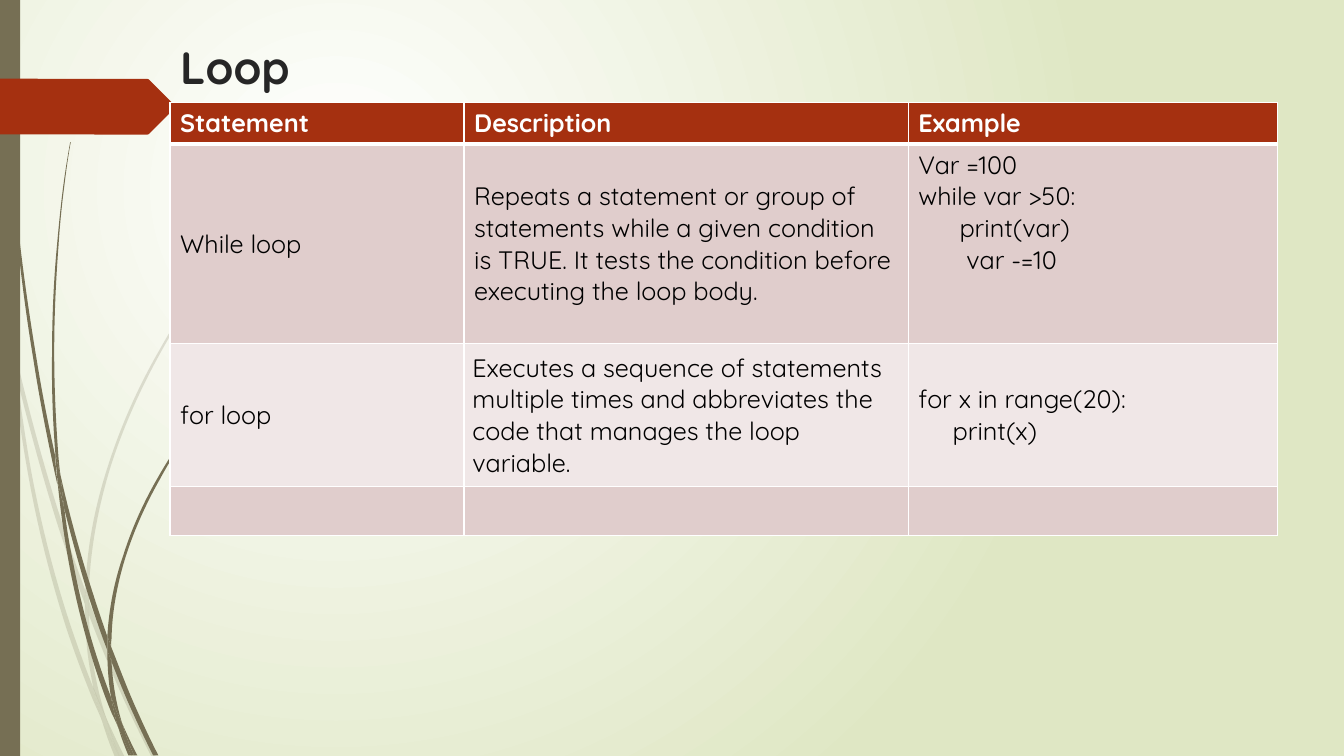
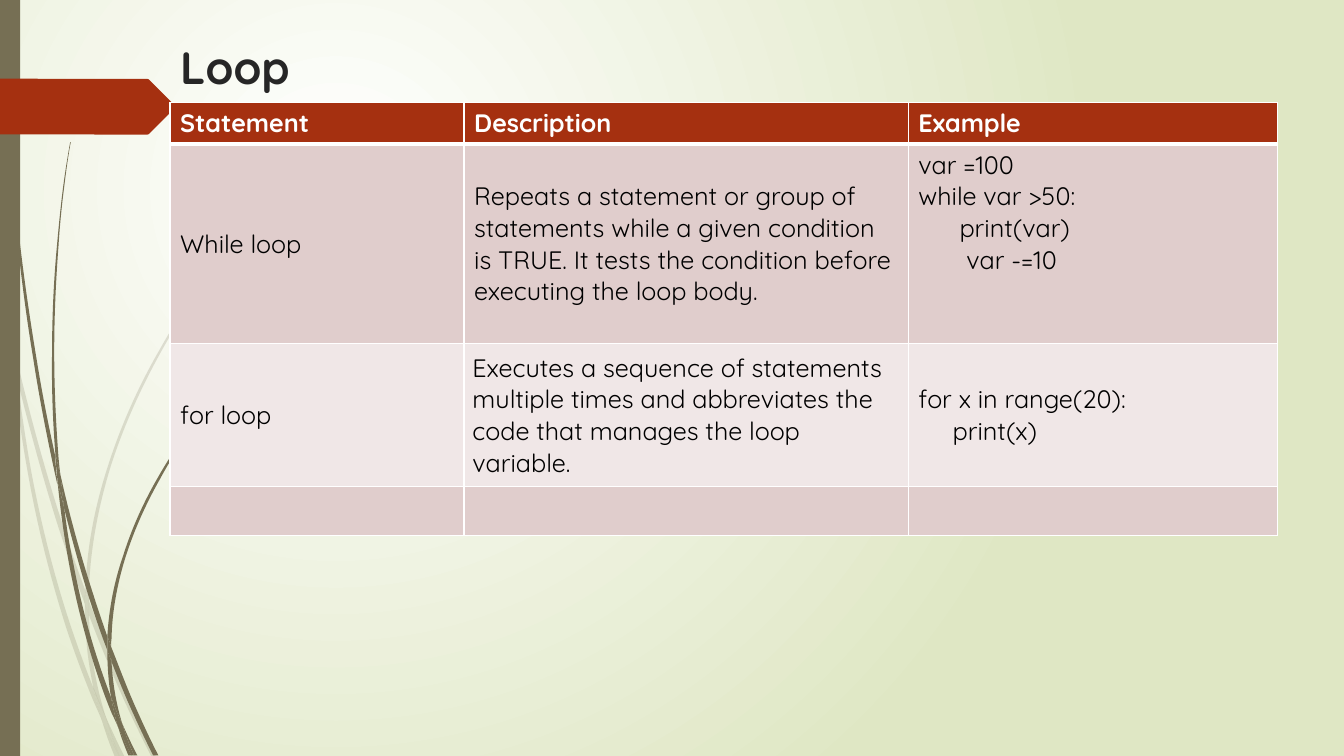
Before and after one commit to flyworker/python-automation-testing, a slide deck: slide 4 of document/course2-3.pptx. Drawn at 1344x756 pixels with LibreOffice and Linux fonts; fonts in the diff are those of the drawing. Boxes give left, top, right and bottom in pixels: in the first picture for what was removed or moved away, otherwise in the second. Text is boxed around its words. In the diff, an @@ line names an element or a change of style, - is before the commit and + after.

```diff
--- a/document/course2-3.pptx
+++ b/document/course2-3.pptx
@@ table at (170, 103, 1278, 519) @@
-row 2, column 3: Var =100 / while var >50: / print(var) / var -=10
+row 2, column 3: var =100 / while var >50: / print(var) / var -=10
```
Also in this commit, not shown: 1 other slide changed, 7 slides added, 11 other files.
